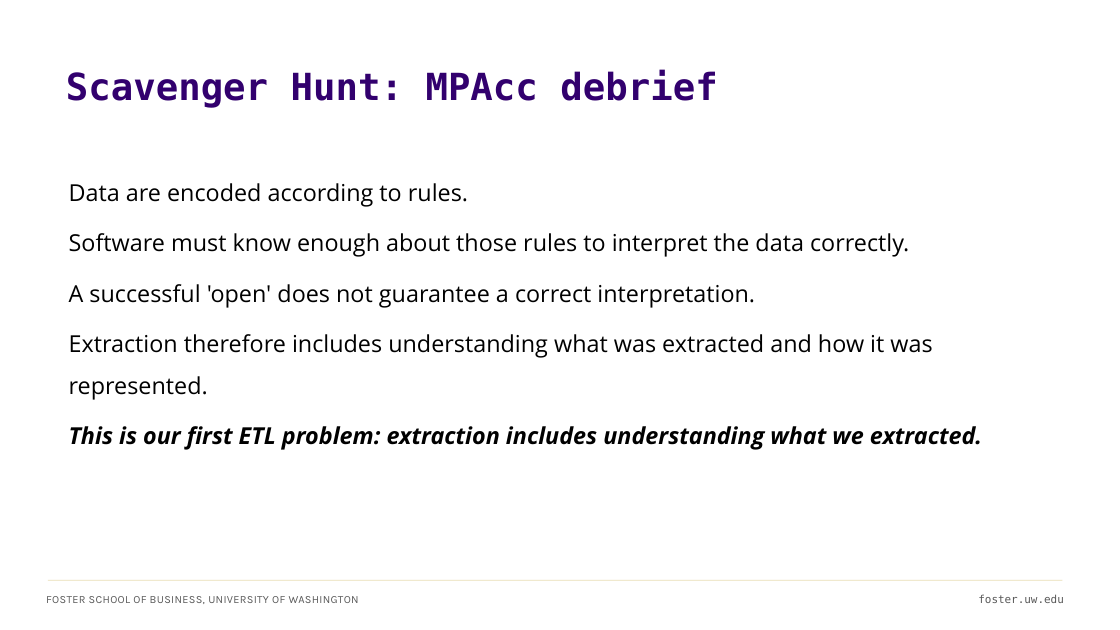
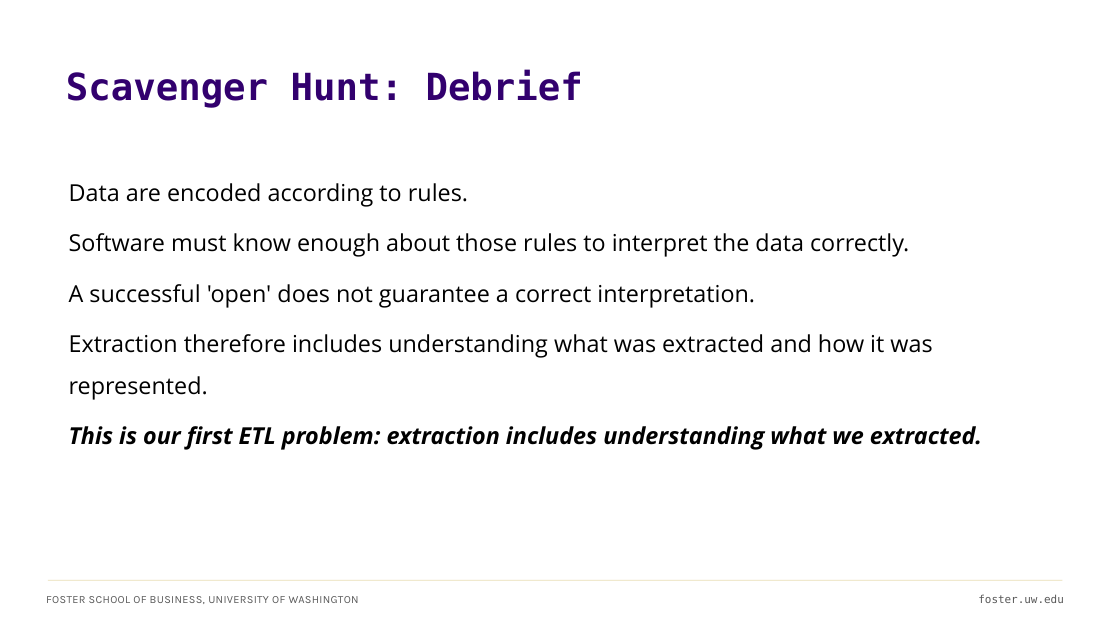
Before and after one commit to ashercurtis/slides.io, a slide deck: slide 17 of ACCTG320/ACCTG320Class02_2026.pptx. Drawn at 1120x630 pixels with LibreOffice and Linux fonts; fonts in the diff are those of the drawing. Boxes give left, top, right and bottom in pixels: in the first picture for what was removed or moved away, otherwise in the second. Text is boxed around its words. In the diff, an @@ line names an element or a change of style, - is before the commit and + after.

```diff
--- a/ACCTG320/ACCTG320Class02_2026.pptx
+++ b/ACCTG320/ACCTG320Class02_2026.pptx
@@ title at bbox=[66, 70, 583, 108]: text changed @@
-Scavenger Hunt: MPAcc debrief
+Scavenger Hunt: Debrief
```
Also in this commit, not shown: 4 other slides changed, 2 slides added, 1 slide removed.
